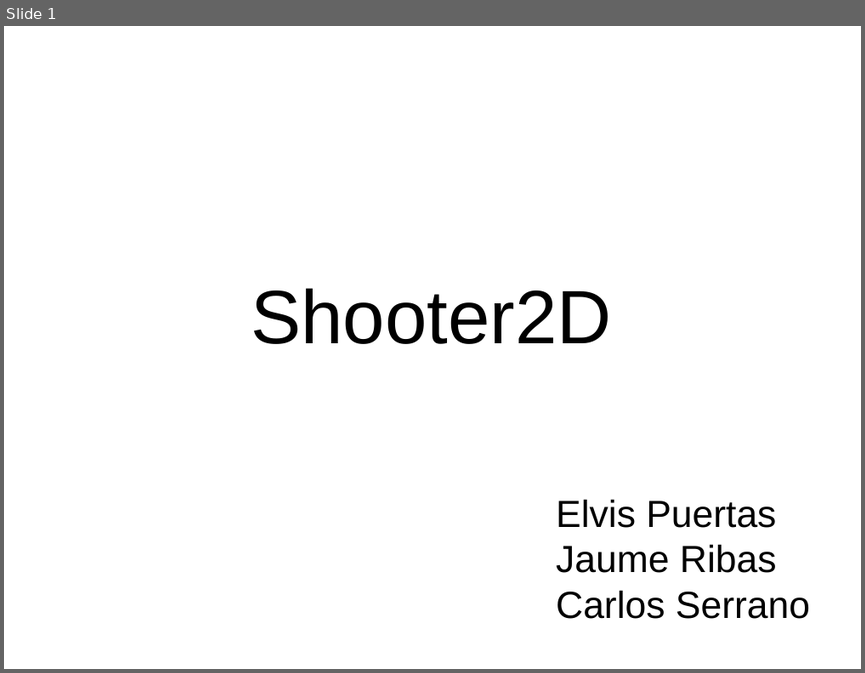
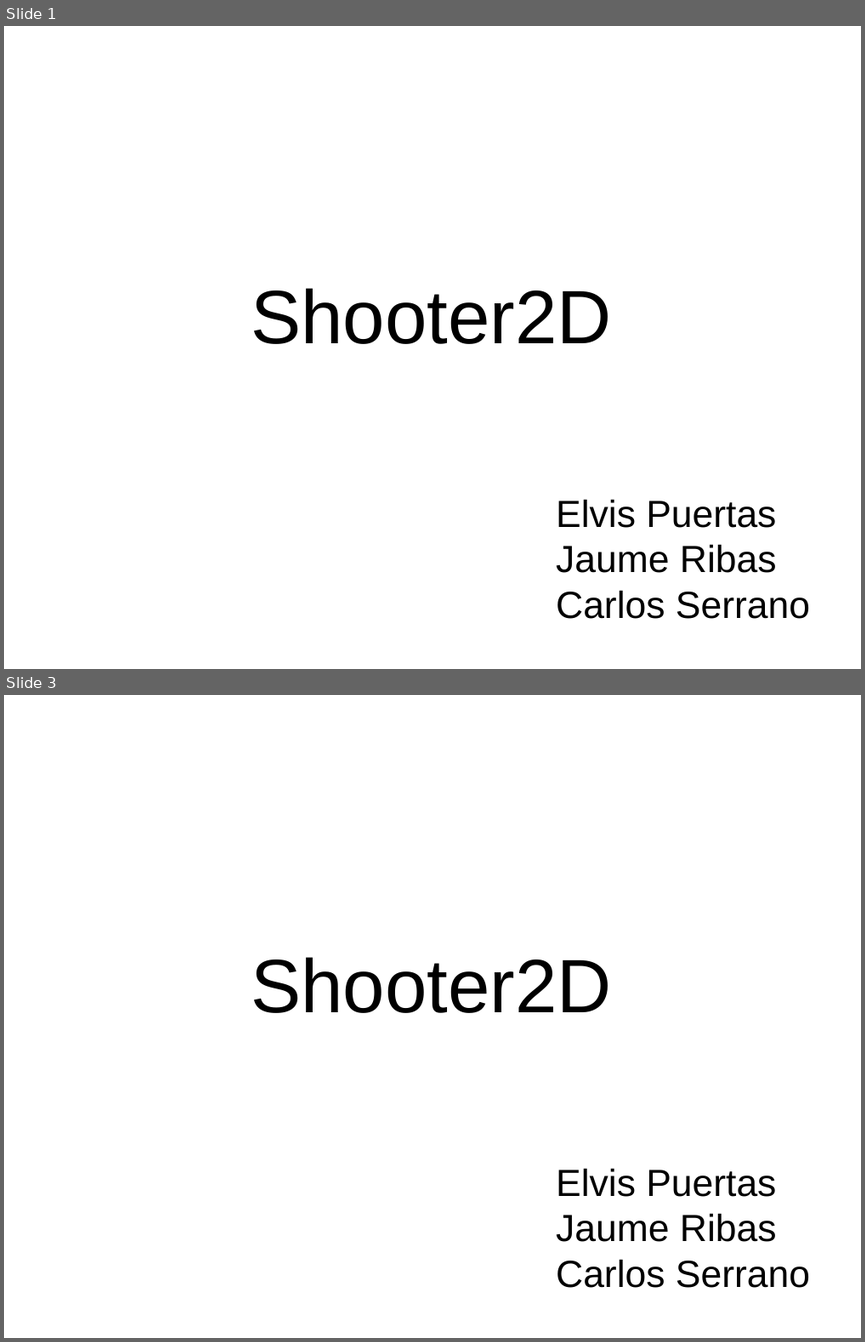
Before and after one commit to JaumeRibas/Shooter2D, a slide deck: Shooter2D/docs/presentacion/presentacion.odp. Shown one above the other, each under a label of ours: slide 1 before the commit, slides 1 and 3 after it; the slides between them are not shown. The pictures are 865x673 and 865x1342 pixels, drawn with LibreOffice and Linux fonts; fonts in the diff are those of the drawing; background and template pictures are left out. Boxes give left, top, right and bottom in pixels: in the first picture for what was removed or moved away, otherwise in the second. Text is boxed around its words. In the diff, an @@ line names an element or a change of style, - is before the commit and + after.

```diff
--- a/Shooter2D/docs/presentacion/presentacion.odp
+++ b/Shooter2D/docs/presentacion/presentacion.odp
@@ slide 3 added at (x1=4, y1=695, x2=861, y2=1338), background picture (left out) @@
@@ subtitle added at (x1=250, y1=957, x2=612, y2=1013), 70 pt, text #000000 @@
+Shooter2D
@@ text added at (x1=556, y1=1168, x2=810, y2=1287), 35 pt, text #000000 @@
+Elvis Puertas
+Jaume Ribas
+Carlos Serrano
```
Also in this commit, not shown: 2 slides changed, 6 other slides added, 1 slide removed.
